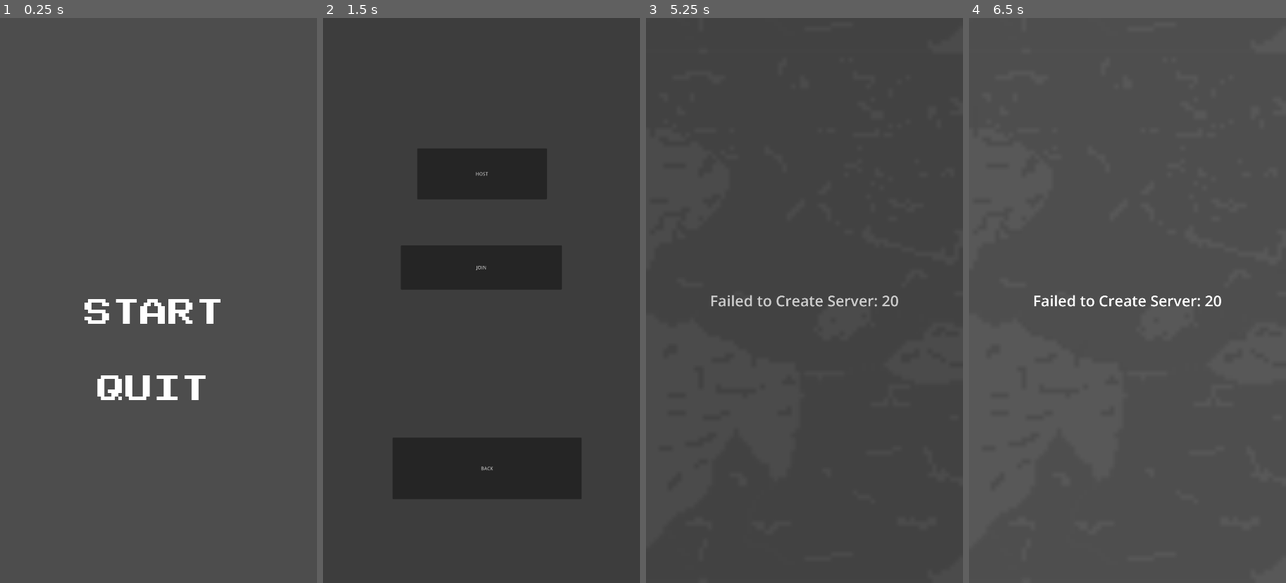
Above: before the commit, frames 1-4 (left to right).
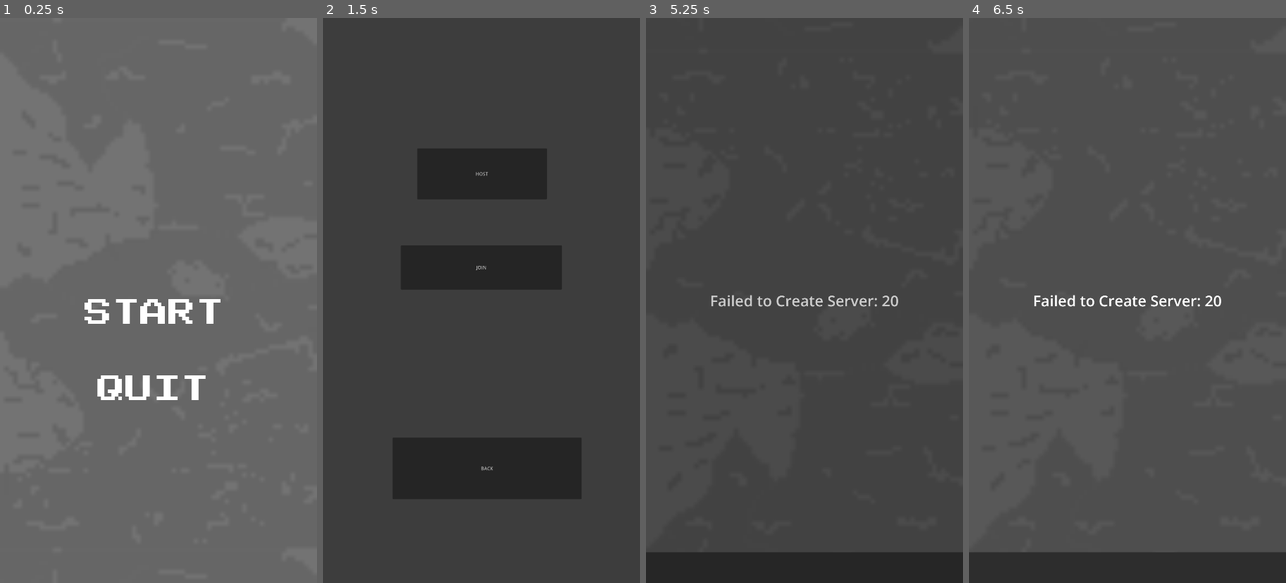
Above: after the commit, the same moments.

Repository: Koloss0/Out-Of-The-Gutter
Game: Godot game, scene res://Scenes/title_page.tscn
Same seed, same stepped clock (60 frames per second), same inputs: the game is played once before the commit and once after it.
Inputs (mouse positions are in pixels of both pictures, inside the frame that each line leads up to):
- Up to frame 1 (0.25 s): no input
- Up to frame 2 (1.5 s): click "START" at 0.5 s; move the mouse to (551, 272) at 1.27 s; click (551, 272) at 1.42 s
- Up to frame 3 (5.25 s): tap Enter at 2 s; move the mouse to (741, 328) at 2.02 s; click (741, 328) at 2.17 s; click "HOST" at 2.75 s; click (807, 340) at 3.52 s; type "12" at 3.6 s; click "Host" at 4.25 s; move the mouse to (836, 176) at 5.02 s; click (836, 176) at 5.17 s
- Up to frame 4 (6.5 s): tap Space at 5.75 s; move the mouse to (1111, 413) at 5.77 s; click (1111, 413) at 5.92 s

The runs differ from the first frame. In frame 1, 98% of the frame differs, in the area x 0-100%, y 0-100%; in frame 2, nothing differs; in frame 3, 5.4%; in frame 4, 5.4%.
Error in both runs: Out of bounds get index '1' (on base: 'Dictionary') (res://Scripts/GamePage.gd:12)

Commit message:
fix: fixed ground on game page.

Diff:
--- a/Scenes/GamePage.tscn
+++ b/Scenes/GamePage.tscn
@@ -22,11 +22,12 @@
 one_way_collision_margin = 0.0
 debug_color = Color(0, 0, 0, 0.419608)
 
-[node name="Ground" type="TextureRect" parent="World/Floor/CollisionShape2D2"]
-offset_left = -583.995
-offset_top = -52.9999
-offset_right = 616.005
-offset_bottom = 218.0
+[node name="Ground" type="ColorRect" parent="World/Floor/CollisionShape2D2"]
+offset_left = -563.0
+offset_top = -132.0
+offset_right = 637.0
+offset_bottom = 139.0
+color = Color(0.231373, 0.231373, 0.231373, 1)
 
 [node name="ParallaxBackground" type="ParallaxBackground" parent="World"]
 
--- a/Scenes/WaterLevel.tscn
+++ b/Scenes/WaterLevel.tscn
@@ -1,23 +1,35 @@
-[gd_scene load_steps=2 format=3 uid="uid://c1ex3frsd01l5"]
+[gd_scene load_steps=3 format=3 uid="uid://c1ex3frsd01l5"]
 
 [sub_resource type="RectangleShape2D" id="RectangleShape2D_o3wom"]
-size = Vector2(1080, 325)
+size = Vector2(1080, 256)
 
-[node name="WaterLevel" type="Node2D"]
+[sub_resource type="PlaceholderTexture2D" id="PlaceholderTexture2D_vuhow"]
+size = Vector2(1080, 64)
+
+[node name="WaterLevel" type="Control"]
+layout_mode = 3
+anchors_preset = 0
+offset_right = 1080.0
+offset_bottom = 256.0
 
 [node name="Area2D" type="Area2D" parent="."]
+position = Vector2(540, 128)
 
 [node name="CollisionShape2D" type="CollisionShape2D" parent="Area2D"]
 shape = SubResource("RectangleShape2D_o3wom")
 
 [node name="VBoxContainer" type="VBoxContainer" parent="."]
-offset_left = -540.0
-offset_top = -170.0
-offset_right = 540.0
-offset_bottom = 155.0
+layout_mode = 1
+anchors_preset = 15
+anchor_right = 1.0
+anchor_bottom = 1.0
+grow_horizontal = 2
+grow_vertical = 2
 
 [node name="TextureRect" type="TextureRect" parent="VBoxContainer"]
 layout_mode = 2
+texture = SubResource("PlaceholderTexture2D_vuhow")
+stretch_mode = 2
 
 [node name="ColorRect" type="ColorRect" parent="VBoxContainer"]
 layout_mode = 2
--- a/Scenes/title_page.tscn
+++ b/Scenes/title_page.tscn
@@ -1,8 +1,9 @@
-[gd_scene load_steps=5 format=3 uid="uid://b612srpjtt8mm"]
+[gd_scene load_steps=6 format=3 uid="uid://b612srpjtt8mm"]
 
 [ext_resource type="Script" path="res://Scripts/Start.gd" id="1_nhqit"]
 [ext_resource type="Theme" uid="uid://b8amwfp2xjd5v" path="res://Themes/ui.tres" id="1_nooup"]
 [ext_resource type="Script" path="res://Scripts/TitlePage.gd" id="1_xvnd4"]
+[ext_resource type="Texture2D" uid="uid://bnfubdqfxefer" path="res://Art/sewer_bg.png" id="3_ym7je"]
 
 [sub_resource type="CanvasItemMaterial" id="CanvasItemMaterial_b60gh"]
 
@@ -16,6 +17,15 @@
 grow_vertical = 2
 theme = ExtResource("1_nooup")
 script = ExtResource("1_xvnd4")
+
+[node name="TextureRect" type="TextureRect" parent="."]
+layout_mode = 1
+anchors_preset = 15
+anchor_right = 1.0
+anchor_bottom = 1.0
+grow_horizontal = 2
+grow_vertical = 2
+texture = ExtResource("3_ym7je")
 
 [node name="Start" type="TextureButton" parent="."]
 layout_mode = 1
